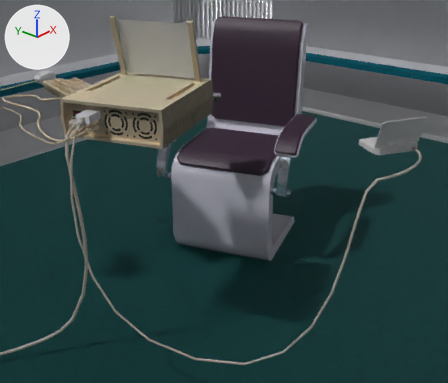
Before and after pictures for a commit that changed the Blender file environment/abandoned_spaceship/abandoned_spaceship_lab_room.blend.
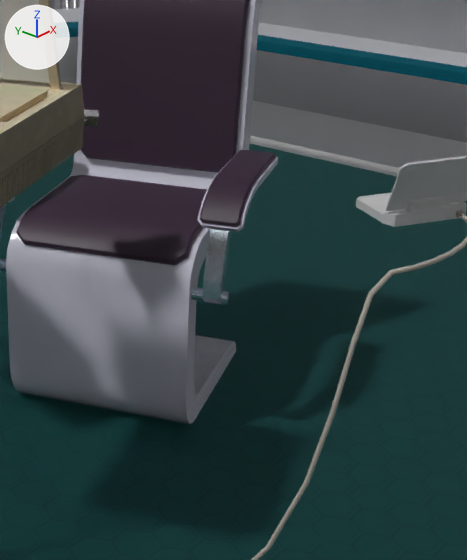
Each version is shown from a 50 mm camera at (0.148, 0.784, 1.39) aimed at (1.482, 1.928, 0.611), then close up on the part from 38% to 93% of the width and 9% to 87% of the height. Every picture has the same lights, and +X, +Y and +Z are marked at upper left. The older version's two pictures come first.

In view in the first close-up: 'Room', 'Table.001'.
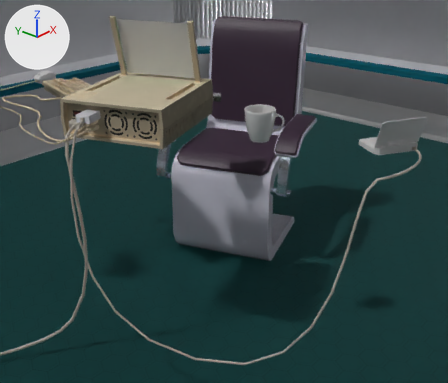
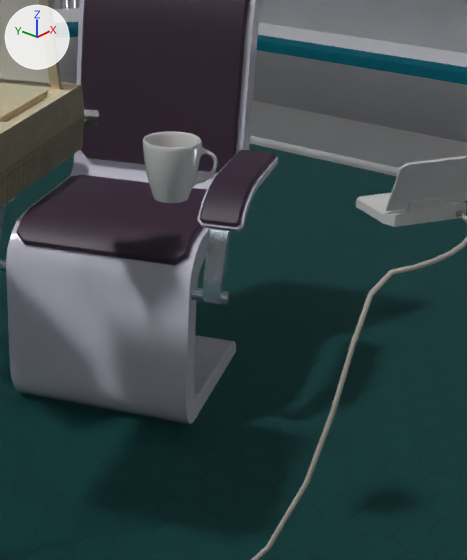
Commit message: added cups to Lab Room

Location of each change, (x1, y1, x2, y2) in pixels of the close-ups (467 x 560 px):
'Cup.Green', added
    after: (143, 131, 218, 203)

Edits to the bpy script that builds the scene:
```text
Add mat_tea:
    mat_tea = principled_material('Tea')
    mat_tea.base_color = (0.0739, 0.0262, 0.0)  # brown #4d2d00
    mat_tea.roughness = 0.025
    mat_tea.alpha = 0.8
Add mat_cup_green_tex:
    mat_cup_green_tex = principled_material('Cup.Green.Tex')
    mat_cup_green_tex.base_color = (0.8, 0.8, 0.8)  # white #e7e7e7
    mat_cup_green_tex.roughness = 0.2
Add me_beziercurve_002:
    me_beziercurve_002.from_pydata(...)  # 153 vertices, 171 faces; spans x -0.1..0.0, y -0.05..0.0814, z -0.05..0.05
    # faces by material slot: [170, 1]
    me_beziercurve_002.materials.append(mat_cup_green_tex)  # its picture is missing
    me_beziercurve_002.materials.append(mat_tea)  # brown #4d2d00
Add col_cup_green:
    col_cup_green = bpy.data.collections.new('Cup.Green')
    col_cup_green.objects.link(ob_cup_green_001)
Add ob_cup_green:
    ob_cup_green = bpy.data.objects.new('Cup.Green', None)
    ob_cup_green.location = (1.62, 1.9, 0.75)
    ob_cup_green.rotation_euler = (0.0, 0.0, -2.443)  # degrees (0, 0, -140)
    ob_cup_green.instance_type = 'COLLECTION'
    ob_cup_green.instance_collection = col_cup_green
Add ob_cup_green_001:
    ob_cup_green_001 = bpy.data.objects.new('Cup.Green.001', me_beziercurve_002)
    ob_cup_green_001.location = (0.0, 0.0, 0.0)
    ob_cup_green_001.rotation_euler = (0.0, 1.571, 0.0)  # degrees (0, 90, 0)
    _m = ob_cup_green_001.modifiers.new('Subdivision', 'SUBSURF')
    _m.levels = 2
```
